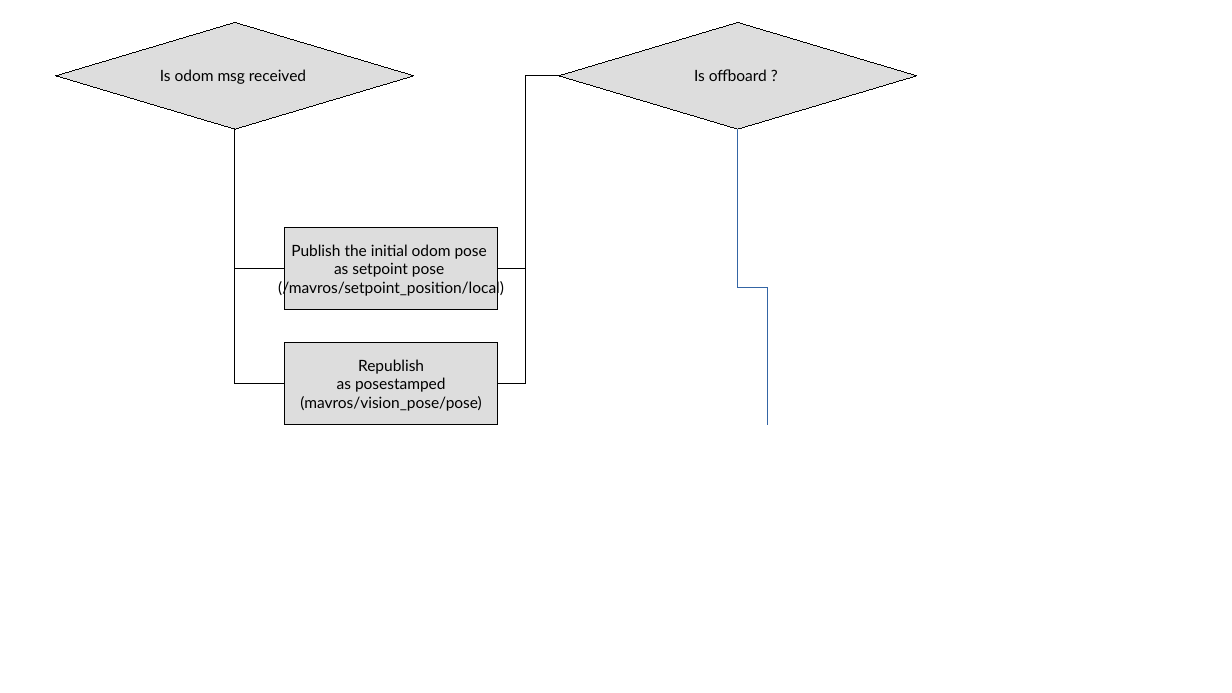
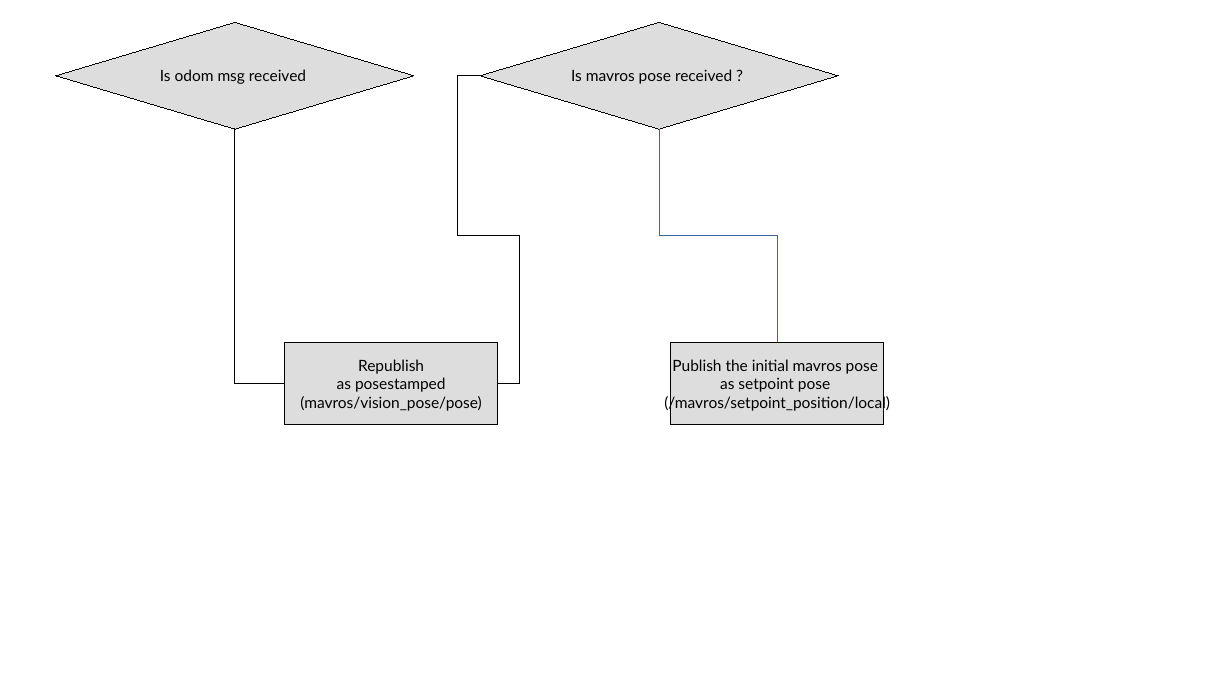
Before and after one commit to icsl-Jeon/px4_code2, a slide deck: slide 1 of diagram.odp. Drawn at 1232x693 pixels with LibreOffice and Linux fonts; fonts in the diff are those of the drawing. Boxes give left, top, right and bottom in pixels: in the first picture for what was removed or moved away, otherwise in the second. Text is boxed around its words. In the diff, an @@ line names an element or a change of style, - is before the commit and + after.

Commit message:
takeoff and land ref pose modifed to mavros pose. should be tested

```diff
--- a/diagram.odp
+++ b/diagram.odp
@@ diamond "Is mavros pose received ?": place and size @@
-diamond "Is mavros pose received ?" at box(559, 22, 917, 130)
+diamond "Is mavros pose received ?" at box(481, 22, 838, 130)
@@ elbow line moved from (497, 383) - (559, 76) to (499, 383) - (481, 76) @@
@@ elbow line removed from (497, 268) to (559, 76) @@
@@ text in diamond at box(571, 69, 732, 84): text changed @@
-Is offboard ?
+Is mavros pose received ?
@@ elbow line removed from (235, 129) to (285, 268) @@
@@ elbow line moved from (738, 129) - (768, 425) to (660, 129) - (777, 343) @@
@@ rectangle "Publish the initial mavros pose": place and size @@
-rectangle "Publish the initial mavros pose" at box(285, 228, 499, 310)
+rectangle "Publish the initial mavros pose" at box(671, 343, 884, 425)
@@ text in rectangle at box(672, 359, 878, 374): text changed @@
-Publish the initial odom pose
+Publish the initial mavros pose
```
Also in this commit, not shown: 2 other slides changed, 3 other files.
